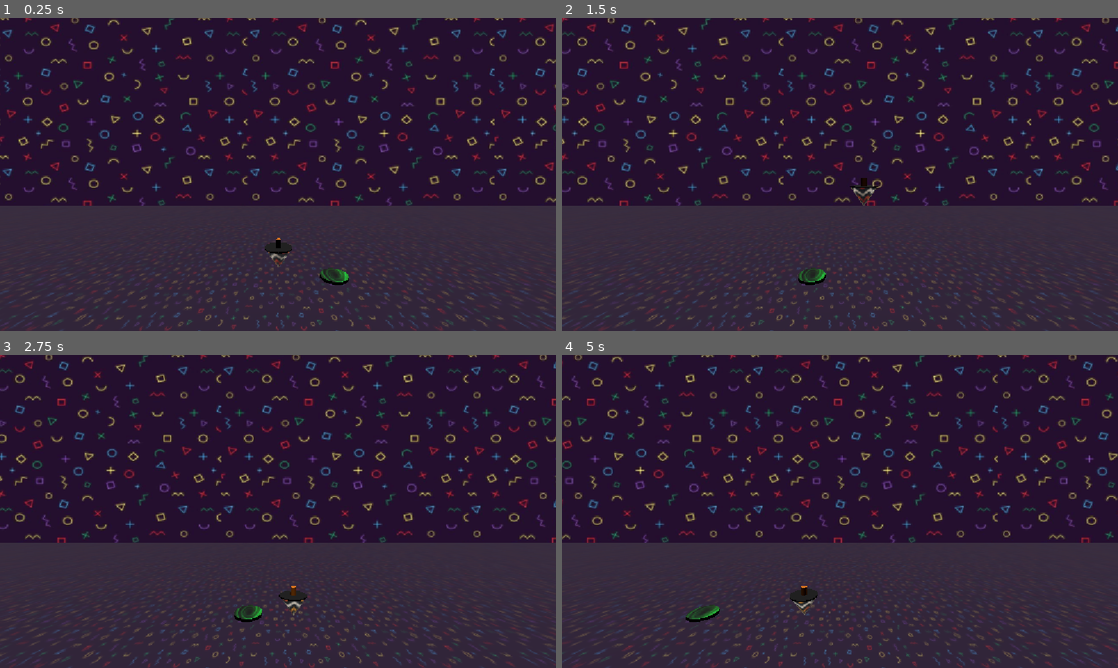
Above: before the commit, frames 1-4 (two rows, left to right).
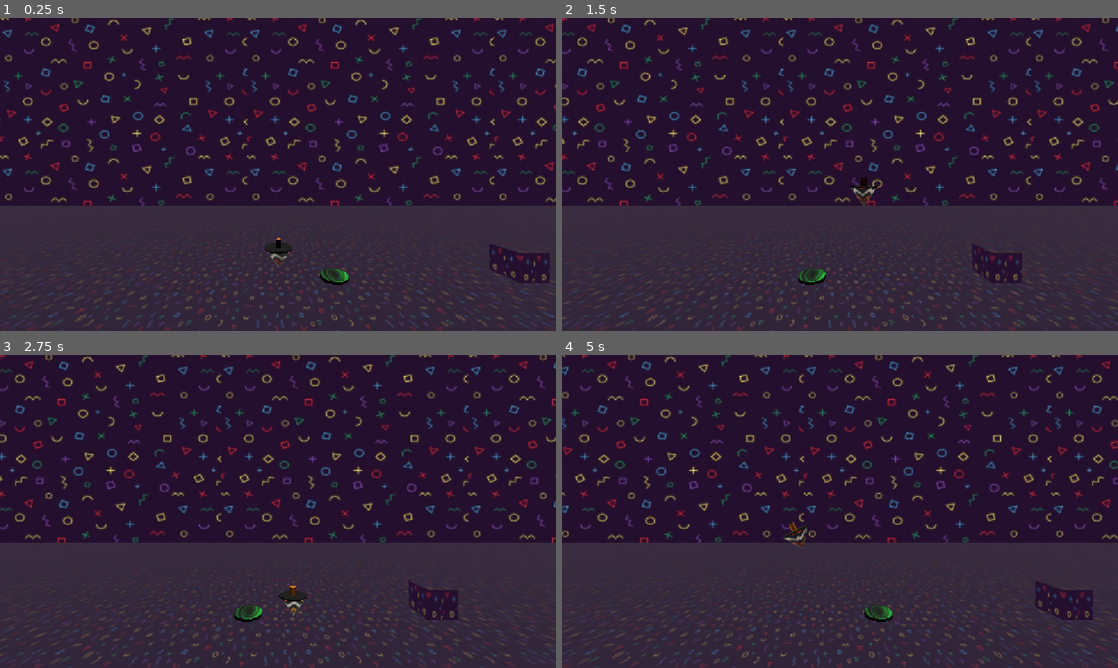
Above: after the commit, the same moments.

Repository: Tal1762/JuniperGameJam
Game: Godot game, scene res://space.tscn
The game is run twice, just before and just after one commit, with the same random seed, the same clock (stepped at 60 frames per second) and the same inputs.
Inputs:
- Up to frame 1 (0.25 s): no input
- Up to frame 2 (1.5 s): hold D (right) 0.53-1.28 s; hold A (left) from 1.28 s (still down)
- Up to frame 3 (2.75 s): release A (left) at 2.03 s; hold D (right) from 2.03 s (still down)
- Up to frame 4 (5 s): release D (right) at 3.53 s; hold A (left) from 3.53 s (still down)

The runs differ from the first frame. In frame 1, 0.7% of the frame differs, in the area x 88-99%, y 71-85%; in frame 2, 0.4%; in frame 3, 0.4%; in frame 4, 15%, in the area x 0-100%, y 0-100%.

Commit message:
new level and top tweaks

Diff:
--- a/bounce_pad.gd
+++ b/bounce_pad.gd
@@ -1,3 +1,4 @@
+class_name BouncePad
 extends Area3D
 
 
--- a/camera_3d.gd
+++ b/camera_3d.gd
@@ -12,6 +12,3 @@
 func _process(delta: float) -> void:
 	# Smoothly move towards target position
 	global_position = global_position.lerp(Vector3(look_target.global_position.x, position.y, position.z), follow_speed * delta)
-
-	# Smoothly rotate to look at target
-	#look_at(look_target.global_position)
--- /dev/null
+++ b/level_1.tscn
@@ -0,0 +1,63 @@
+[gd_scene format=3 uid="uid://dghgpttasvjf"]
+
+[ext_resource type="Texture2D" uid="uid://mognm8s5tnu0" path="res://grid/PNG/Orange/texture_01.png" id="1_3hls8"]
+[ext_resource type="PackedScene" uid="uid://3nm8ucwmu55v" path="res://top.tscn" id="1_hn12h"]
+[ext_resource type="Script" uid="uid://ck5ogrhoddyyd" path="res://camera_3d.gd" id="2_hbghi"]
+[ext_resource type="PackedScene" uid="uid://chreffqw7kr7f" path="res://bounce_pad.tscn" id="4_ihfcg"]
+
+[sub_resource type="Gradient" id="Gradient_hbghi"]
+offsets = PackedFloat32Array(0, 0.23067908, 0.69378006, 1)
+colors = PackedColorArray(0.2467275, 0.2595657, 0.74000525, 1, 0.92156863, 0.2, 0.73333335, 1, 0.92156863, 0.2, 0.73333335, 1, 0.24705882, 0.25882354, 0.7411765, 1)
+
+[sub_resource type="GradientTexture2D" id="GradientTexture2D_hn12h"]
+gradient = SubResource("Gradient_hbghi")
+fill_from = Vector2(0.20387001, 0.01683312)
+
+[sub_resource type="PanoramaSkyMaterial" id="PanoramaSkyMaterial_ihfcg"]
+panorama = SubResource("GradientTexture2D_hn12h")
+
+[sub_resource type="Sky" id="Sky_rka8t"]
+sky_material = SubResource("PanoramaSkyMaterial_ihfcg")
+
+[sub_resource type="Environment" id="Environment_5hph3"]
+background_mode = 2
+sky = SubResource("Sky_rka8t")
+
+[sub_resource type="StandardMaterial3D" id="StandardMaterial3D_j7kpp"]
+albedo_texture = ExtResource("1_3hls8")
+uv1_triplanar = true
+uv1_world_triplanar = true
+
+[node name="level1" type="Node3D" unique_id=1717026431]
+
+[node name="Top" parent="." unique_id=711918422 instance=ExtResource("1_hn12h")]
+transform = Transform3D(1, 0, 0, 0, 1, 0, 0, 0, 1, 0, 1.9245739, 0)
+
+[node name="WorldEnvironment" type="WorldEnvironment" parent="." unique_id=628552121]
+environment = SubResource("Environment_5hph3")
+
+[node name="CSGCombiner3D" type="CSGCombiner3D" parent="." unique_id=859366199]
+use_collision = true
+
+[node name="CSGBox3D" type="CSGBox3D" parent="CSGCombiner3D" unique_id=330983614]
+size = Vector3(49.243164, 1, 19.007568)
+material = SubResource("StandardMaterial3D_j7kpp")
+
+[node name="CSGBox3D2" type="CSGBox3D" parent="CSGCombiner3D" unique_id=1360616255]
+transform = Transform3D(1, 0, 0, 0, 1, 0, 0, 0, 1, -32, 1.609, 0)
+size = Vector3(28.824219, 2.2177734, 19.008)
+material = SubResource("StandardMaterial3D_j7kpp")
+
+[node name="Camera3D" type="Camera3D" parent="." unique_id=1306506663 node_paths=PackedStringArray("look_target")]
+transform = Transform3D(1, 0, 0, 0, 1, 0, 0, 0, 1, -0.25037527, 4.212004, 6.5690236)
+script = ExtResource("2_hbghi")
+look_target = NodePath("../Top")
+
+[node name="DirectionalLight3D2" type="DirectionalLight3D" parent="Camera3D" unique_id=198661519]
+transform = Transform3D(1, 0, 0, 0, -4.371139e-08, -1, 0, 1, -4.371139e-08, 0.068612576, -6.257488, -7.3481374)
+
+[node name="DirectionalLight3D" type="DirectionalLight3D" parent="Camera3D" unique_id=1433913459]
+transform = Transform3D(1, 0, 0, 0, -4.371139e-08, 1, 0, -1, -4.371139e-08, 0.068612576, 7.787996, -7.3481374)
+
+[node name="Bounce Pad" parent="." unique_id=520150788 instance=ExtResource("4_ihfcg")]
+transform = Transform3D(1, 0, 0, 0, 1, 0, 0, 0, 1, -10.294483, 0.55, -2.7286358)
--- a/space.tscn
+++ b/space.tscn
@@ -11,6 +11,11 @@
 
 [sub_resource type="BoxShape3D" id="BoxShape3D_d5lh8"]
 size = Vector3(200, 1, 80)
+
+[sub_resource type="BoxMesh" id="BoxMesh_rxlph"]
+material = ExtResource("2_81phd")
+
+[sub_resource type="BoxShape3D" id="BoxShape3D_rxlph"]
 
 [sub_resource type="BoxMesh" id="BoxMesh_hay7f"]
 material = ExtResource("2_81phd")
@@ -38,13 +43,23 @@
 [node name="CollisionShape3D" type="CollisionShape3D" parent="platform" unique_id=5944917]
 shape = SubResource("BoxShape3D_d5lh8")
 
+[node name="platform2" type="RigidBody3D" parent="." unique_id=1866790540]
+freeze = true
+
+[node name="MeshInstance3D" type="MeshInstance3D" parent="platform2" unique_id=365773577]
+transform = Transform3D(1, 0, 0, 0, 1, 0, 0, 0, 1, 8.614112, 1.0652394, 0)
+mesh = SubResource("BoxMesh_rxlph")
+
+[node name="CollisionShape3D" type="CollisionShape3D" parent="platform2" unique_id=820543537]
+transform = Transform3D(1, 0, 0, 0, 1, 0, 0, 0, 1, 8.614112, 1.0652394, 0)
+shape = SubResource("BoxShape3D_rxlph")
+
 [node name="MeshInstance3D" type="MeshInstance3D" parent="." unique_id=1519506924]
 transform = Transform3D(8.909714, 0, 0, 0, 4.9963913, 0, 0, 0, 2.1581802, -3.6399403, 42.448776, -17.832928)
 mesh = SubResource("BoxMesh_hay7f")
 
-[node name="Top" parent="." unique_id=711918422 node_paths=PackedStringArray("body") instance=ExtResource("1_d5lh8")]
+[node name="Top" parent="." unique_id=711918422 instance=ExtResource("1_d5lh8")]
 transform = Transform3D(1, 0, 0, 0, 1, 0, 0, 0, 1, 0, 1.3678565, 0)
-body = NodePath(".")
 stability_factor = 1.2
 
 [node name="Bounce Pad" parent="." unique_id=520150788 instance=ExtResource("4_rxlph")]
--- a/top.gd
+++ b/top.gd
@@ -1,8 +1,10 @@
+class_name Top
 extends RigidBody3D
 
 @export var stability_factor:float = 1.5
 @export var terminal_velocity:float = 15.0
 @export var velocity:float = 15.0
+@export var initial_spin:float = 15.0
 
 # Called when the node enters the scene tree for the first time.
 func _ready() -> void:
@@ -43,6 +45,9 @@
 	if abs(linear_velocity.x) < 0.1:
 		linear_velocity.x = 0
 	apply_central_force(Vector3(-10 * linear_velocity.x / 7, 0 ,0))
-	if abs(angular_velocity.y) < 0.1:
-		angular_velocity.y = 0
-	apply_torque(Vector3(0, -10 * angular_velocity.y / 100 ,0))
+	#if abs(angular_velocity.y) < 0.1:
+		#angular_velocity.y = 0
+	#apply_torque(Vector3(0, -10 * angular_velocity.y / 100 ,0))
+
+func get_ang_y_vel() -> float:
+	return angular_velocity.y
Binary file added: grid/PNG/Dark/texture_01.png
Not shown, added: grid/PNG/Dark/texture_01.png.import
Binary file added: grid/PNG/Dark/texture_02.png
Not shown, added: grid/PNG/Dark/texture_02.png.import
Binary file added: grid/PNG/Dark/texture_03.png
Not shown, added: grid/PNG/Dark/texture_03.png.import
Binary file added: grid/PNG/Dark/texture_04.png
Not shown, added: grid/PNG/Dark/texture_04.png.import
Binary file added: grid/PNG/Dark/texture_05.png
Not shown, added: grid/PNG/Dark/texture_05.png.import
Binary file added: grid/PNG/Dark/texture_06.png
Not shown, added: grid/PNG/Dark/texture_06.png.import
(and 145 more such lines)
